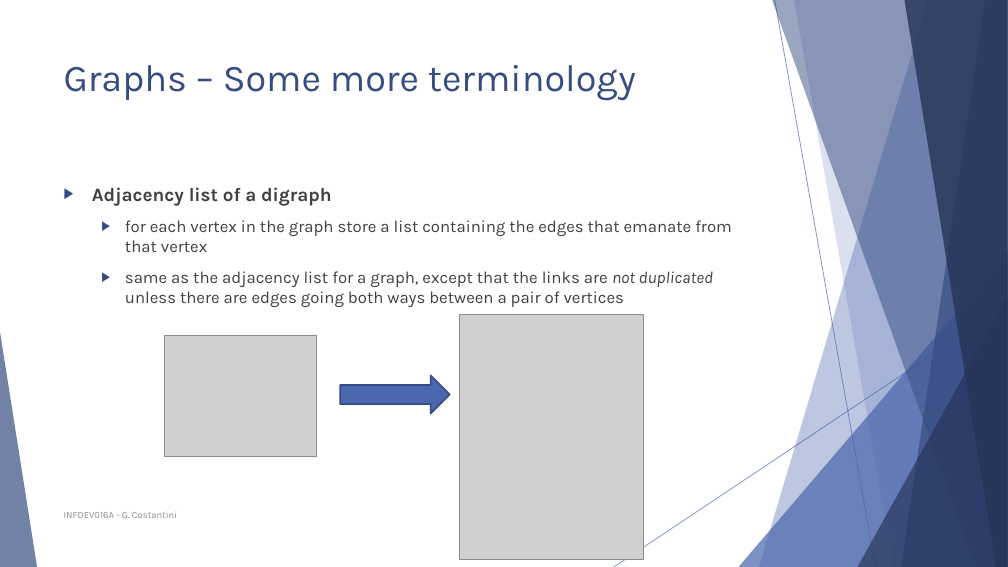
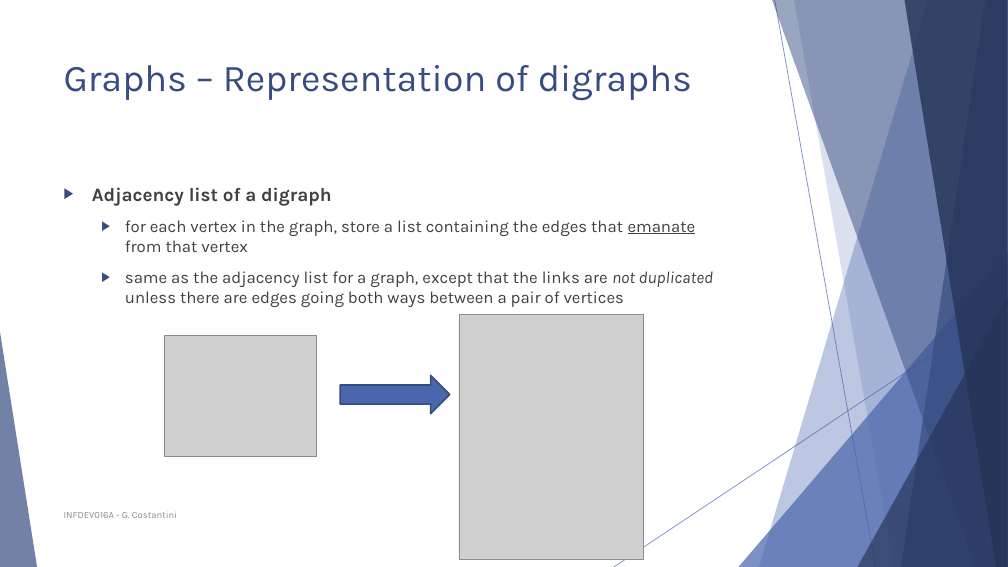
Before and after one commit to polyanos/INFDEV01-6A, a slide deck: slide 13 of Slides/Week 5 - Graphs.pptx (slide 18 before the commit). Drawn at 1008x567 pixels with LibreOffice and Linux fonts; fonts in the diff are those of the drawing; grey boxes stand for pictures. Boxes give left, top, right and bottom in pixels: in the first picture for what was removed or moved away, otherwise in the second. Text is boxed around its words. In the diff, an @@ line names an element or a change of style, - is before the commit and + after.

```diff
--- a/Slides/Week 5 - Graphs.pptx
+++ b/Slides/Week 5 - Graphs.pptx
@@ title at <box>64,65,692,101</box>: text changed @@
-Graphs – Some more terminology
+Graphs – Representation of digraphs
@@ text at <box>125,220,696,252</box>: text changed @@
-  ▶ for each vertex in the graph store a list containing the edges that emanate from that vertex
+  ▶ for each vertex in the graph, store a list containing the edges that emanate from that vertex
```
Also in this commit, not shown: 28 other slides changed, 1 slide added.
